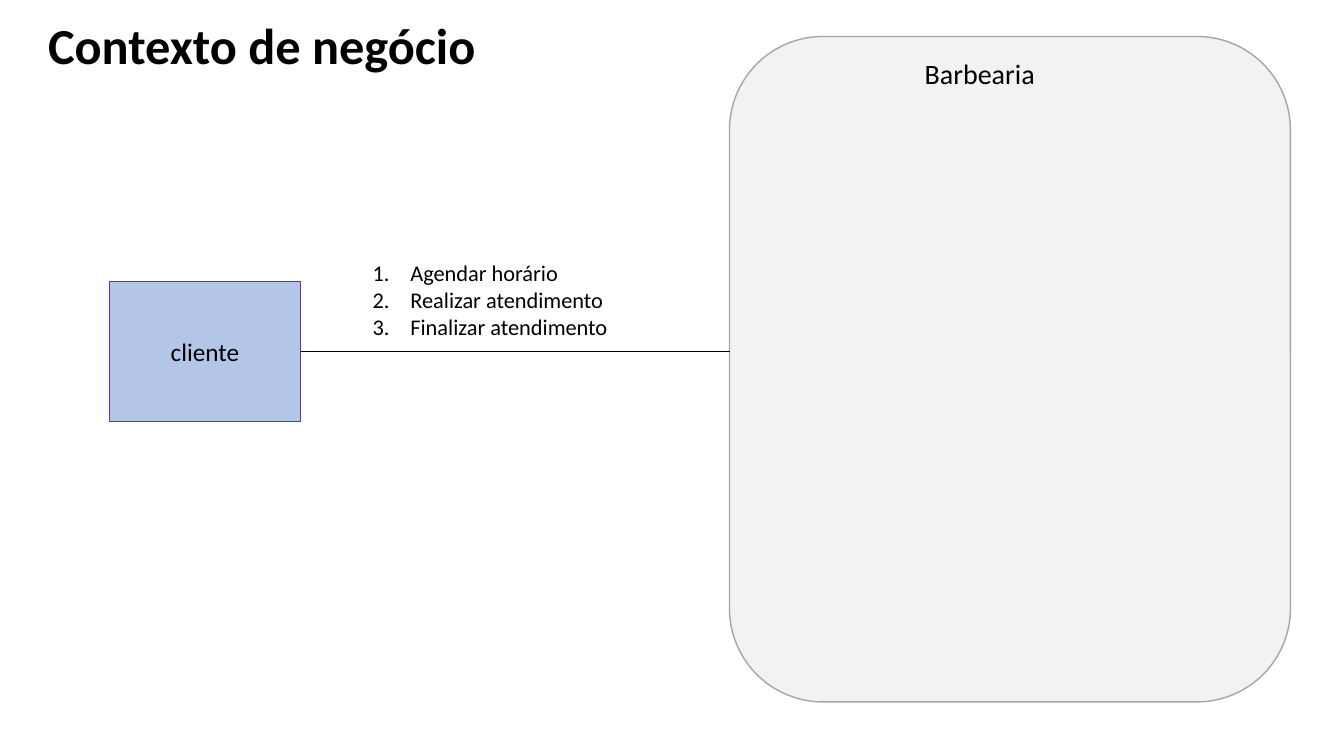
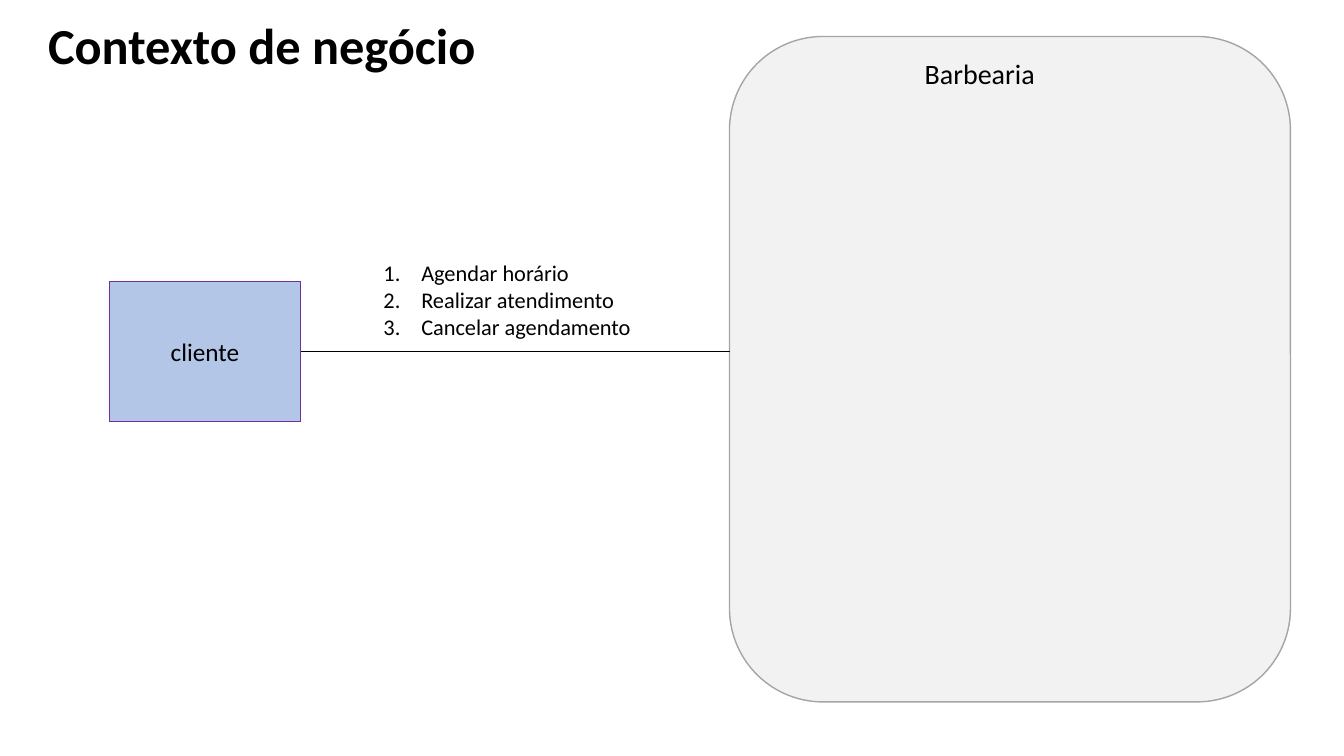
Before and after one commit to Vinicius-Dias-Mota/AC1---Engenharia, a slide deck: slide 2 of 15 - Arquitetura de Negócio para cada Cenário.pptx. Drawn at 1344x756 pixels with LibreOffice and Linux fonts; fonts in the diff are those of the drawing. Boxes give left, top, right and bottom in pixels: in the first picture for what was removed or moved away, otherwise in the second. Text is boxed around its words. In the diff, an @@ line names an element or a change of style, - is before the commit and + after.

```diff
--- a/15 - Arquitetura de Negócio para cada Cenário.pptx
+++ b/15 - Arquitetura de Negócio para cada Cenário.pptx
@@ text "Agendar horário": place and size @@
-text "Agendar horário" at box(410, 265, 607, 335)
+text "Agendar horário" at box(421, 265, 631, 339)
@@ text at box(421, 319, 631, 339): text changed @@
-3. Finalizar atendimento
+3. Cancelar agendamento
```
Also in this commit, not shown: 2 other slides changed, 11 other files.
